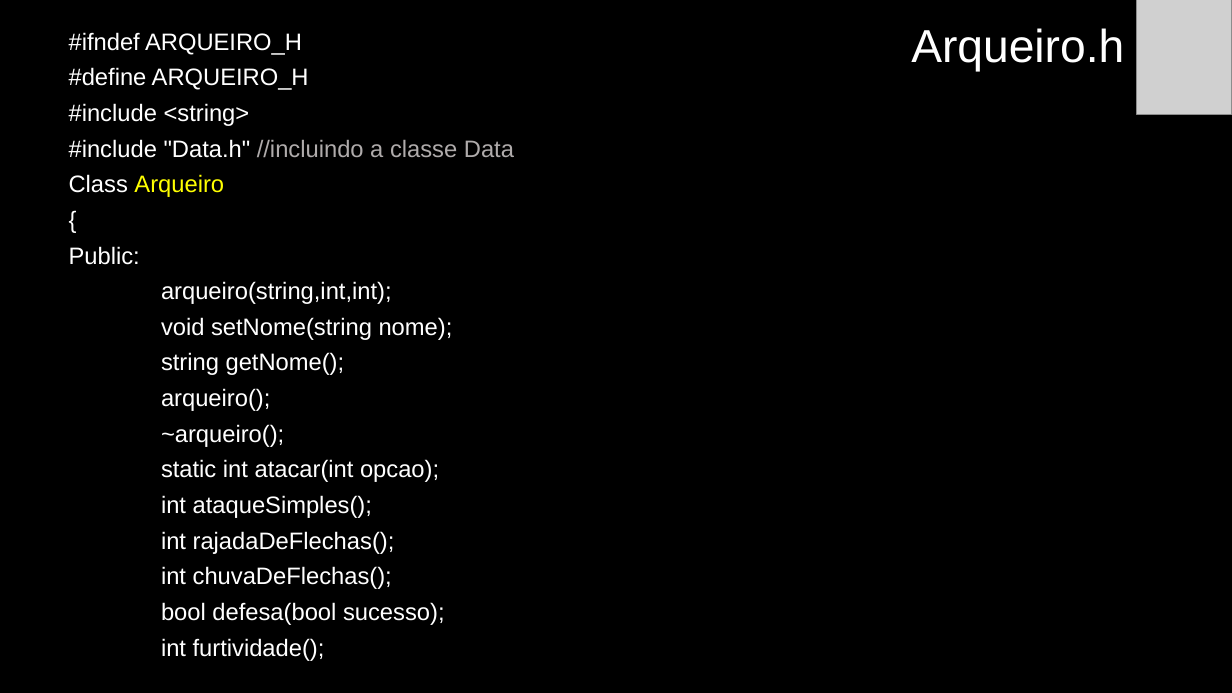
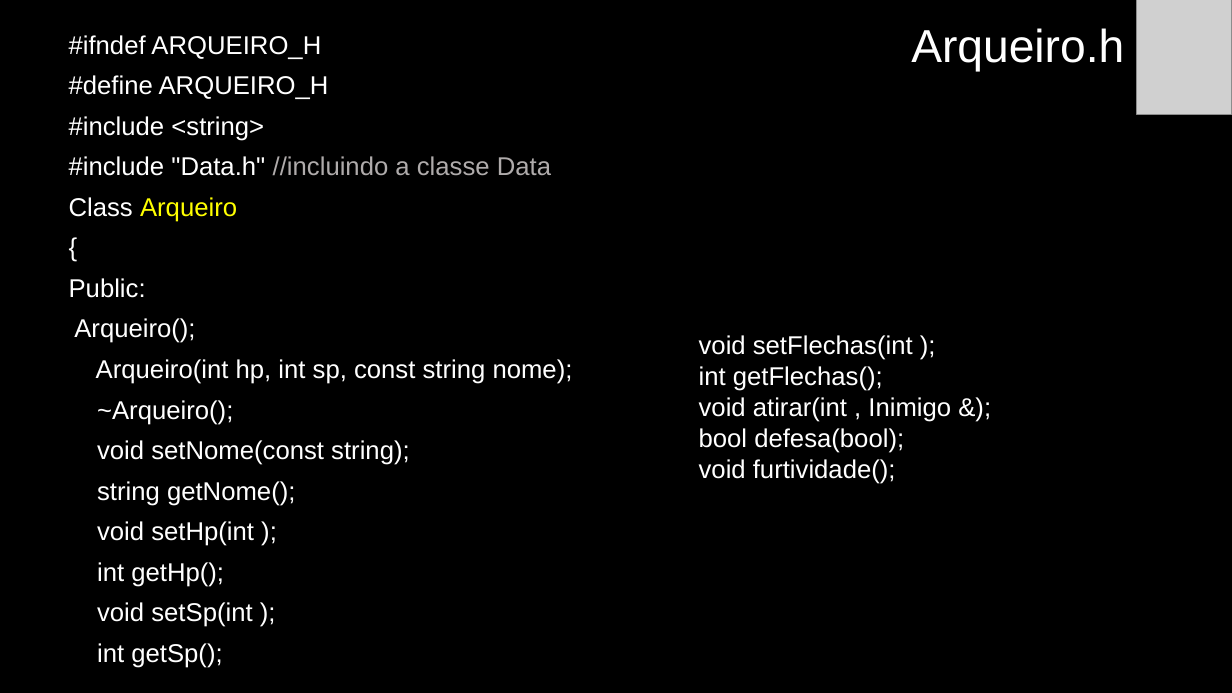
Before and after one commit to anaisabelamr/Arqueiro, a slide deck: slide 4 of Arqueiro/Arqueiro.pptx. Drawn at 1232x693 pixels with LibreOffice and Linux fonts; fonts in the diff are those of the drawing; grey boxes stand for pictures. Boxes give left, top, right and bottom in pixels: in the first picture for what was removed or moved away, otherwise in the second. Text is boxed around its words. In the diff, an @@ line names an element or a change of style, - is before the commit and + after.

Commit message:
Dever de casa realizado com sucesso. Classe Arqueiro criada, classe Data criada, classe Inimigo criada. UML e SLIDE atualizados.

```diff
--- a/Arqueiro/Arqueiro.pptx
+++ b/Arqueiro/Arqueiro.pptx
@@ text at bbox=[69, 35, 551, 506]: size 18.5 to 20 pt in "#ifndef ARQUEIRO_H", "#define ARQUEIRO_H", "#include <string>", "#include "Data.h" //incluindo a classe Data" and 4 more places; line spacing 0.8 to 0.9 @@
@@ text at bbox=[74, 318, 573, 465]: text changed; size 18.5 to 20 pt @@
-arqueiro(string,int,int);
-void setNome(string nome);
+Arqueiro();
+Arqueiro(int hp, int sp, const string nome);
+~Arqueiro();
+void setNome(const string);
@@ text added at bbox=[699, 335, 951, 484], 20 pt, text #FFFFFF @@
+void setFlechas(int );
+int getFlechas();
+void atirar(int , Inimigo &);
+bool defesa(bool);
+void furtividade();
@@ text at bbox=[97, 521, 254, 668]: text changed; size 18.5 to 20 pt @@
-arqueiro();
-~arqueiro();
-static int atacar(int opcao);
-int ataqueSimples();
-int rajadaDeFlechas();
-int chuvaDeFlechas();
-bool defesa(bool sucesso);
-int furtividade();
+void setHp(int );
+int getHp();
+void setSp(int );
+int getSp();
```
Also in this commit, not shown: 9 other slides changed, 18 slides added, 18 other files.
